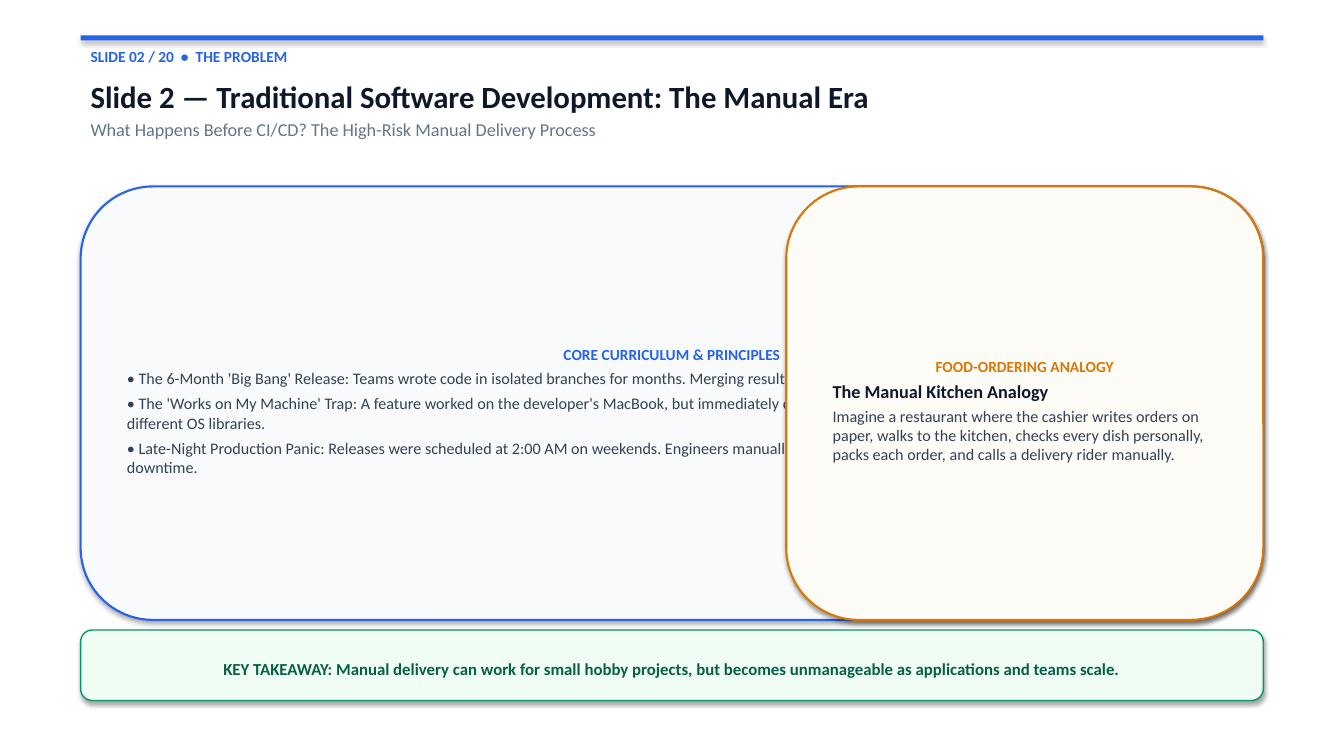
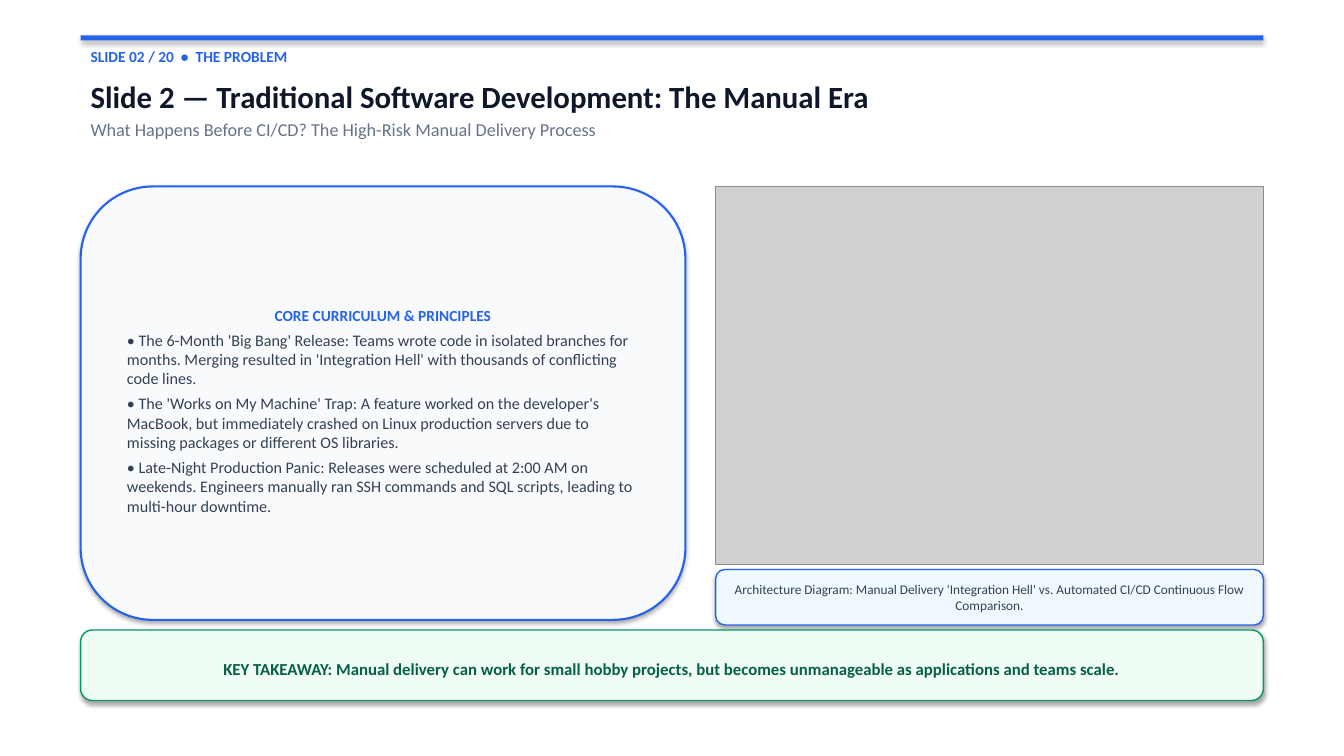
Before and after one commit to kerthikdev/cicd-masterclass, a slide deck: slide 3 of CICD_Masterclass_20_Slides.pptx. Drawn at 1344x756 pixels with LibreOffice and Linux fonts; fonts in the diff are those of the drawing; grey boxes stand for pictures. Boxes give left, top, right and bottom in pixels: in the first picture for what was removed or moved away, otherwise in the second. Text is boxed around its words. In the diff, an @@ line names an element or a change of style, - is before the commit and + after.

```diff
--- a/CICD_Masterclass_20_Slides.pptx
+++ b/CICD_Masterclass_20_Slides.pptx
@@ rounded rectangle "CORE CURRICULUM & PRINCIPLES": place and size @@
-rounded rectangle "CORE CURRICULUM & PRINCIPLES" at [81, 187, 1263, 620]
+rounded rectangle "CORE CURRICULUM & PRINCIPLES" at [81, 187, 686, 620]
@@ picture added at [716, 187, 1263, 565] @@
@@ rounded rectangle removed at [786, 187, 1263, 620] @@
-FOOD-ORDERING ANALOGY
-The Manual Kitchen Analogy
-Imagine a restaurant where the cashier writes orders on paper, walks to the kitchen, checks every dish personally, packs each order, and calls a delivery rider manually.
@@ rounded rectangle added at [716, 570, 1263, 625], fill #F0F9FF, outline #2563EB 1 pt, 9.5 pt, text #334155 @@
+Architecture Diagram: Manual Delivery 'Integration Hell' vs. Automated CI/CD Continuous Flow Comparison.
```
Also in this commit, not shown: 26 other files.
